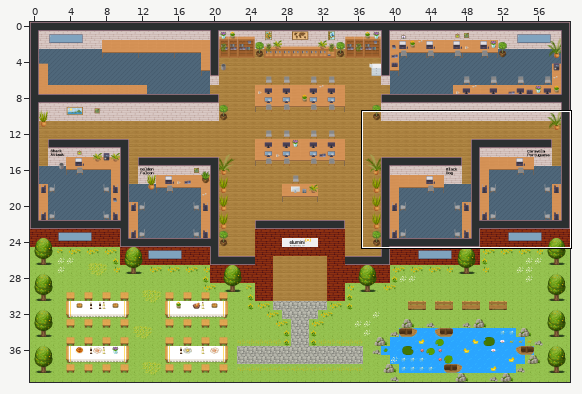
Tiled map (JSON) -- maps/map.tmj. The picture above shows the old version from afar; the outline marks the close-up.
Close-up. The starting point:
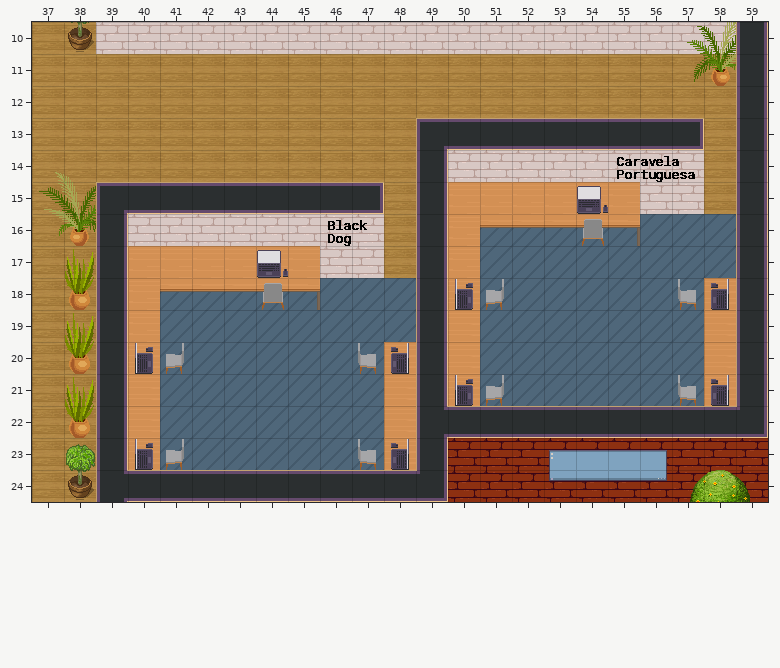
Cells are 32x32 px. Shown: x 37..59, y 10..24. The commit also changed other parts of the map, which this record leaves out. Tiles whose own drawing changed are shown in their newer look in all pictures.
The result:
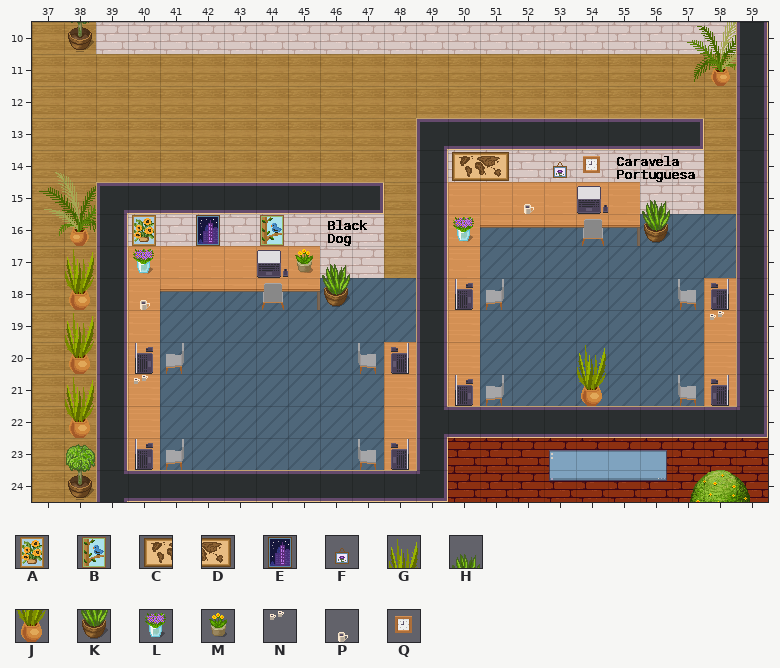
Key: from "WA_Decoration": A 2, B 3, C 24, D 25, E 26, F 27, G 75, H 79, J 87, K 91, L 92, M 93; from "WA_Miscellaneous": N 58, P 59, Q 78.
_ is an empty cell.
The author wrote: Com salas de bate papo
Changes in this commit:
Layer "Sala Dog Decoracao":
y 16: x 40 _ -> A; x 42 _ -> E; x 44 _ -> B
y 17: x 40 _ -> L; x 45..46 __ -> MH
y 18: x 40 _ -> P; x 46 _ -> K
y 21: x 40 _ -> N
Layer "Sala Caravela Decoracao":
y 14: x 50..51 __ -> CD; x 53..54 __ -> FQ
y 15: x 52 _ -> P; x 56 _ -> H
y 16: x 50 _ -> L; x 56 _ -> K
y 19: x 58 _ -> N
y 20: x 54 _ -> G
y 21: x 54 _ -> J
